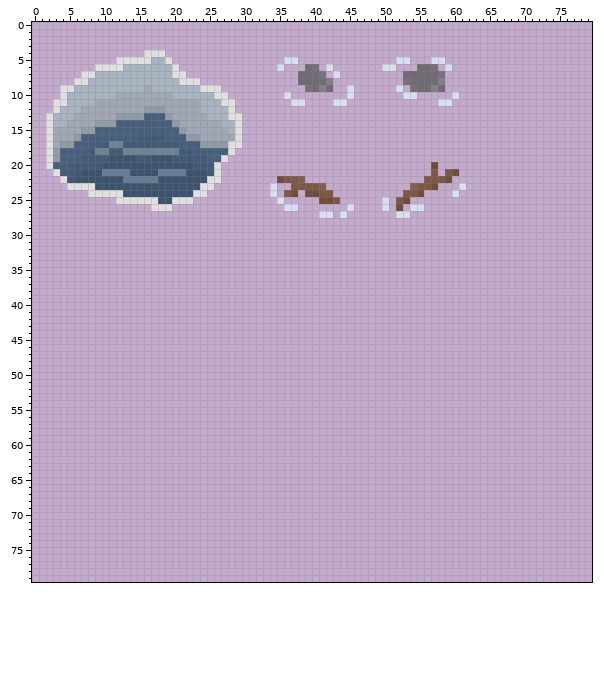
One commit to this sprite sheet: images/world.png. The first picture shows the starting point.
The file is 80x80 pixels. Colours within 5 levels of each other are drawn and written as one.
Now the later version:
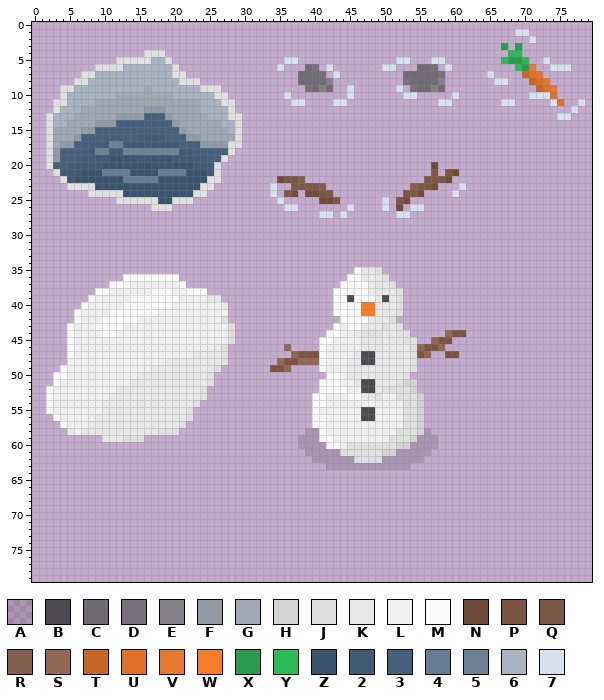
Palette (. is transparent): A #00000021  B #4f4a52  C #706a73  D #78717c  E #847e87  F #919ba6  G #9fa8b4  H #d3d3d3  J #e0e0e0  K #e8e8e8  L #efefef  M #fafafa  N #724c3b  P #7d5341  Q #7d5847  R #855f4e  S #926855  T #c76726  U #df7126  V #e47930  W #f57c29  X #2a9b4c  Y #2eb958  Z #3c536d  2 #425a75  3 #455f7d  4 #677c94  5 #6f8196  6 #a8b4c2  7 #d6e0ee
What changed:
@@ x 63..79 @@
  0 .................
- 1 .................
- 2 .................
- 3 .................
- 4 .................
- 5 .................
- 6 .................
- 7 .................
- 8 .................
- 9 .................
-10 .................
-11 .................
-12 .................
-13 .................
+ 1 ......77.........
+ 2 ........7........
+ 3 ....X.X..........
+ 4 .....YY..........
+ 5 ....YXXY..7......
+ 6 ......YXV..777...
+ 7 ..7....TUV.......
+ 8 ...77...TUV......
+ 9 .........TUV.....
+10 ........777U.....
+11 ....77.....7U..7.
+12 ..............7..
+13 ............77...
 14 .................
@@ x 0..79 @@
 34 ................................................................................
-35 ................................................................................
-36 ................................................................................
-37 ................................................................................
-38 ................................................................................
-39 ................................................................................
-40 ................................................................................
-41 ................................................................................
-42 ................................................................................
-43 ................................................................................
-44 ................................................................................
-45 ................................................................................
-46 ................................................................................
-47 ................................................................................
-48 ................................................................................
-49 ................................................................................
-50 ................................................................................
-51 ................................................................................
-52 ................................................................................
-53 ................................................................................
-54 ................................................................................
-55 ................................................................................
-56 ................................................................................
-57 ................................................................................
-58 ................................................................................
-59 ................................................................................
-60 ................................................................................
-61 ................................................................................
-62 ................................................................................
-63 ................................................................................
+35 ..............................................MKKJ..............................
+36 .............MMMMMMMM........................MMKKKJ.............................
+37 ...........MMMLLLLLLLM......................MMMMKKKJ............................
+38 .........MMLLLLLLMMMLLMMM..................MMMMMKKKKJ...........................
+39 ........MLLLLLMMMMMMMLLLLKK................MMBMMMKBKJ...........................
+40 .......MLLLLLMMMMMMMLLLLLLLK...............MMMMWWKKKJ...........................
+41 ......MLLLLMMMMMMMLLLLLLLLLL...............MMMMWWKKKJ...........................
+42 ......MLLLMMMMMLLLLLLLLLLLLJ................MMMMKKKJ............................
+43 .....MLLLMMMMLLLLLLLLLLLLLLLJ..............MLMMKKKJKJ...........................
+44 .....MLLLLMMLLLLLLLLLLLLLLLLJ.............MMLLKJJJKKJJ.....SPP..................
+45 .....MLLLLLLLLLLLLLLLLLLLLLLJ............MMLLLLKKKKKKJJ..SPP....................
+46 .....MLLLLLLLLLLLLLLLLLLLLKJ........S....MLLLLLKKKKKKKJSPPS.....................
+47 .....MLLLLLLLLLLLLLLLLLKKKKJ.........SPPPMLLLLKBBKKKKKJPS..PP...................
+48 .....LLLLLLLLLLLLLLKKKKKKKKJ.......SPPSSSMLLLKKBBKKKKKJ.........................
+49 ....MLLLLLLLLLLLLKKKKKKKKKJ.......PPS....MLLLKKKKKKKKKJ.........................
+50 ...MMLLLLLLLLLLKKKKKKKKKKJ................MMLKKKKKKKKJ..........................
+51 ...MLLLLLLLLLLKKKKKKKKKKKJ...............MMMLLKBBKKKJHH.........................
+52 ..MLLLLLLLLLKKKKKKKKKKKKJ................MMMMLLBBKJJJJH.........................
+53 ..MLLLLLLLLKKKKKKKKKKKKKJ...............MMLLLMMKKJLLJJJH........................
+54 ..MLLLLLLLKKKKKKKKKKKKKJ................MMLLLLLLLLLLLJJH........................
+55 ..MLLLLLLLKKKKKKKKKKKKJ.................MLLLLLLBBLLLLJJH........................
+56 ...MLLLLLKKKKKKKKKKKKKJ.................MMLLLLLBBLLLLJJH........................
+57 ....MLLLKKKKKKKKKKKKKJ..................MMLLLLLLLLLLLJJH........................
+58 .....KLKKKKKKKKKKKJJJ..................AAMLLLLLLLLLLJJJHA.......................
+59 ..........KKKJJJ......................AAAMMLLLLLLLLJJJHAAA......................
+60 ......................................AAAAMMLJJJJJJJHHAAAA......................
+61 .......................................AAAAAJJJJJJHHAAAAA.......................
+62 ........................................AAAAAAJJJJAAAAAA........................
+63 ..........................................AAAAAAAAAAAA..........................
 64 ................................................................................
